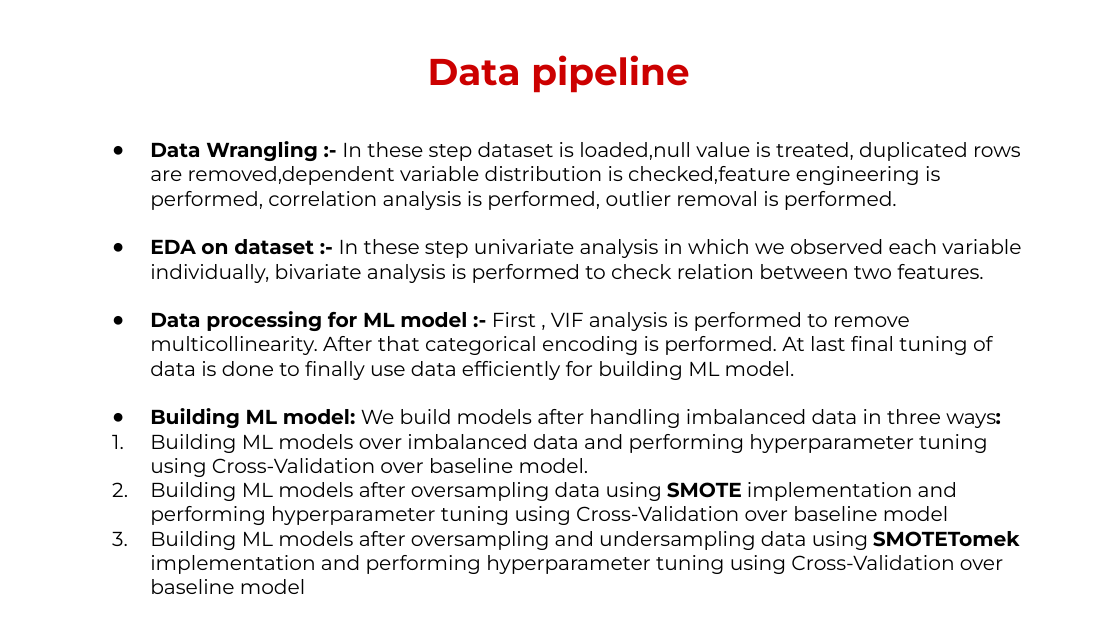
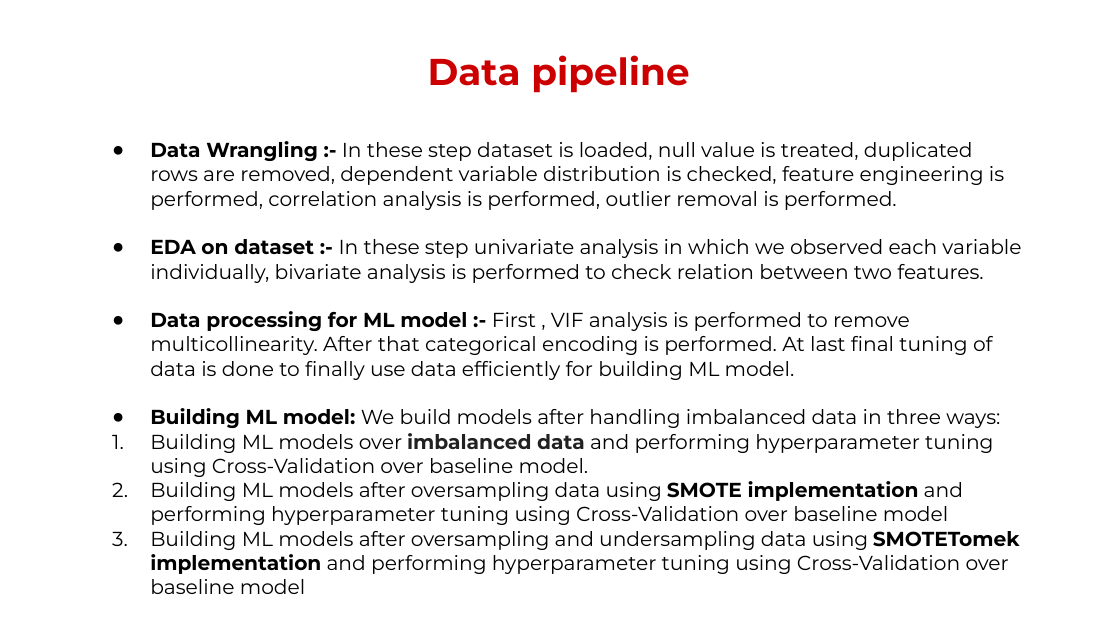
Before and after one commit to chandrakar-shubham/health-insurance-cross-sell-prediction, a slide deck: slide 3 of Project_presentation.pptx. Drawn at 1120x630 pixels with LibreOffice and Linux fonts; fonts in the diff are those of the drawing; background and template pictures are left out. Boxes give left, top, right and bottom in pixels: in the first picture for what was removed or moved away, otherwise in the second. Text is boxed around its words. In the diff, an @@ line names an element or a change of style, - is before the commit and + after.

```diff
--- a/Project_presentation.pptx
+++ b/Project_presentation.pptx
@@ text at bbox=[150, 141, 1004, 210]: spaces changed @@
-● Data Wrangling :- In these step dataset is loaded,null value is treated, duplicated rows are removed,dependent variable distribution is checked,feature engineering is performed, correlation analysis is performed, outlier removal is performed.
+● Data Wrangling :- In these step dataset is loaded, null value is treated, duplicated rows are removed, dependent variable distribution is checked, feature engineering is performed, correlation analysis is performed, outlier removal is performed.
@@ text at bbox=[150, 408, 1020, 594]: bold off in "ways:"; text colour #000000 to #212121 in "imbalanced data"; bold on in "imbalanced data", "implementation", "implementation" @@
```
Also in this commit, not shown: 10 other slides changed, 3 slides added.
